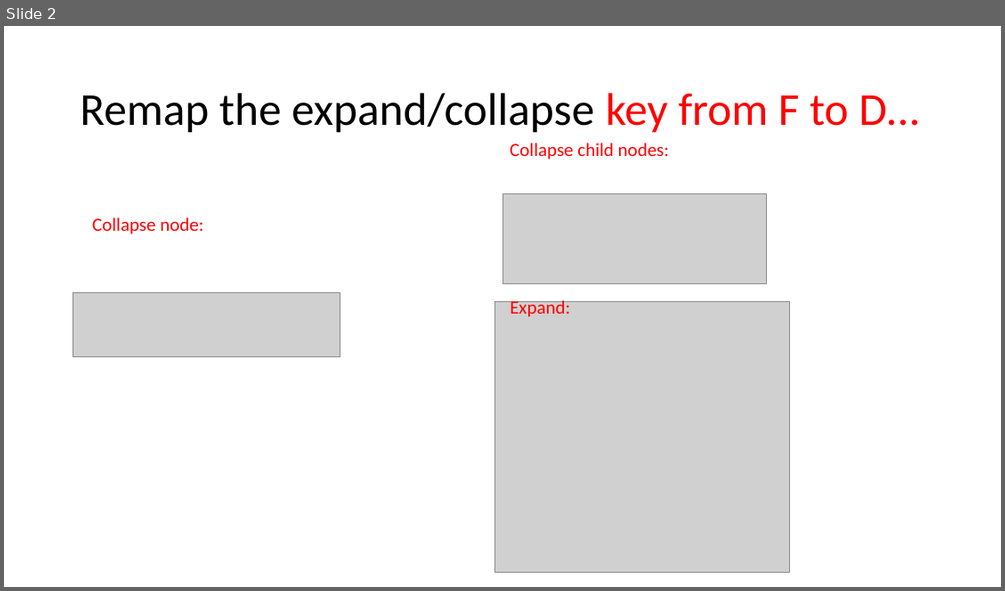
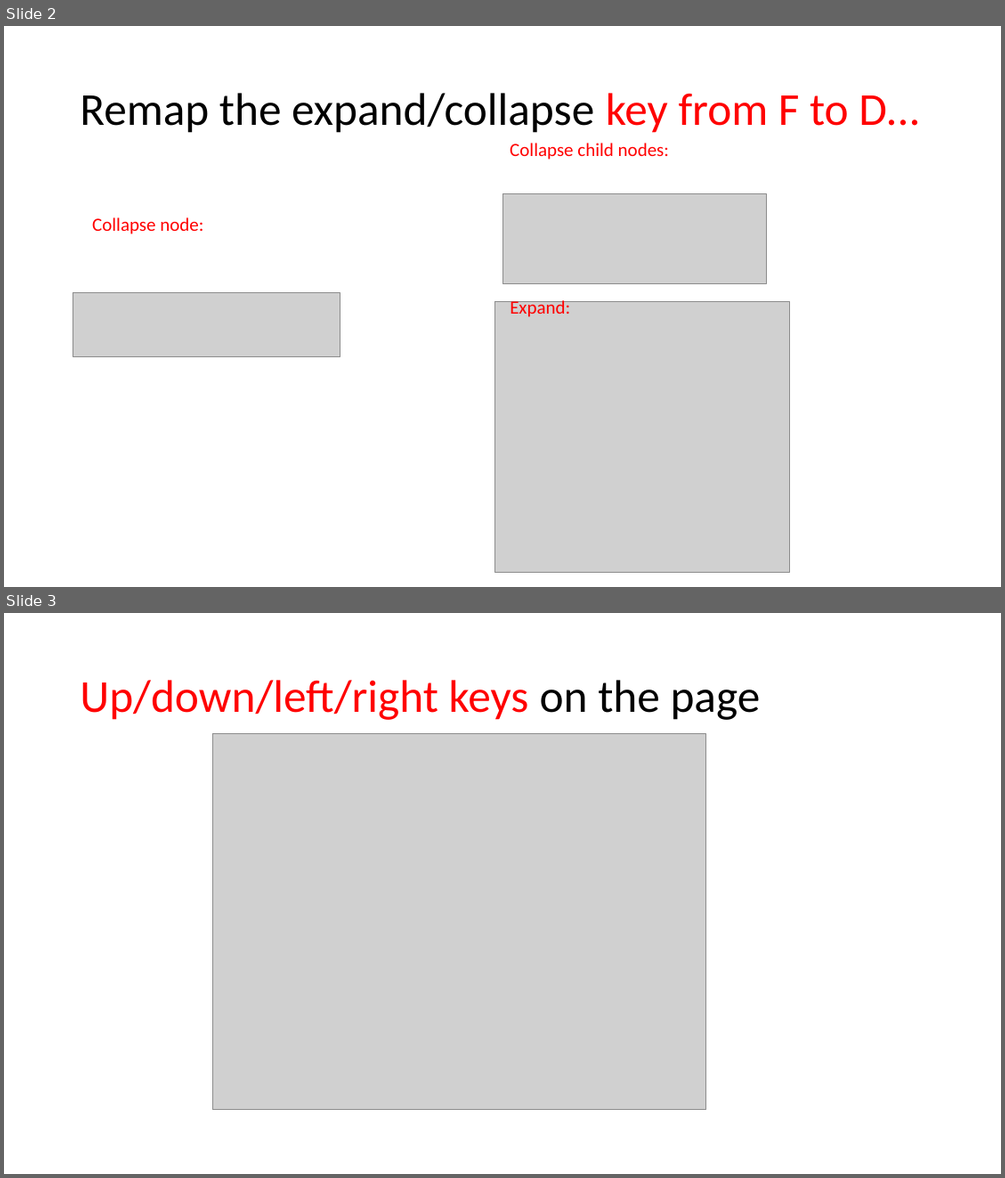
Before and after one commit to azizka85/vue-mindmap, a slide deck: Presentation/Mindmup on Vue - 2.pptx. Shown one above the other, each under a label of ours: slide 2 before the commit, slides 2 and 3 after it. The pictures are 1005x591 and 1005x1178 pixels, drawn with LibreOffice and Linux fonts; fonts in the diff are those of the drawing; grey boxes stand for pictures. Boxes give left, top, right and bottom in pixels: in the first picture for what was removed or moved away, otherwise in the second. Text is boxed around its words. In the diff, an @@ line names an element or a change of style, - is before the commit and + after.

```diff
--- a/Presentation/Mindmup on Vue - 2.pptx
+++ b/Presentation/Mindmup on Vue - 2.pptx
@@ slide 3 added at (4, 613, 1001, 1174), background #FFFFFF @@
@@ title added at (80, 680, 760, 720), 44 pt, text #FF0000 @@
+Up/down/left/right keys on the page
@@ picture added at (212, 733, 706, 1109) @@
```
Also in this commit, not shown: 1 other slide added.
